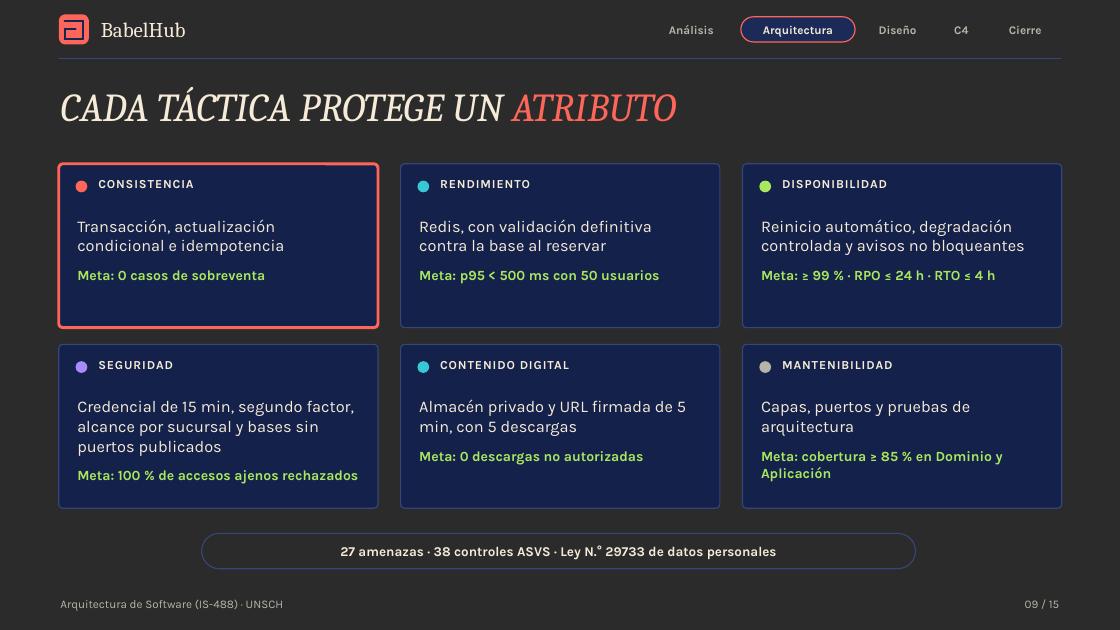
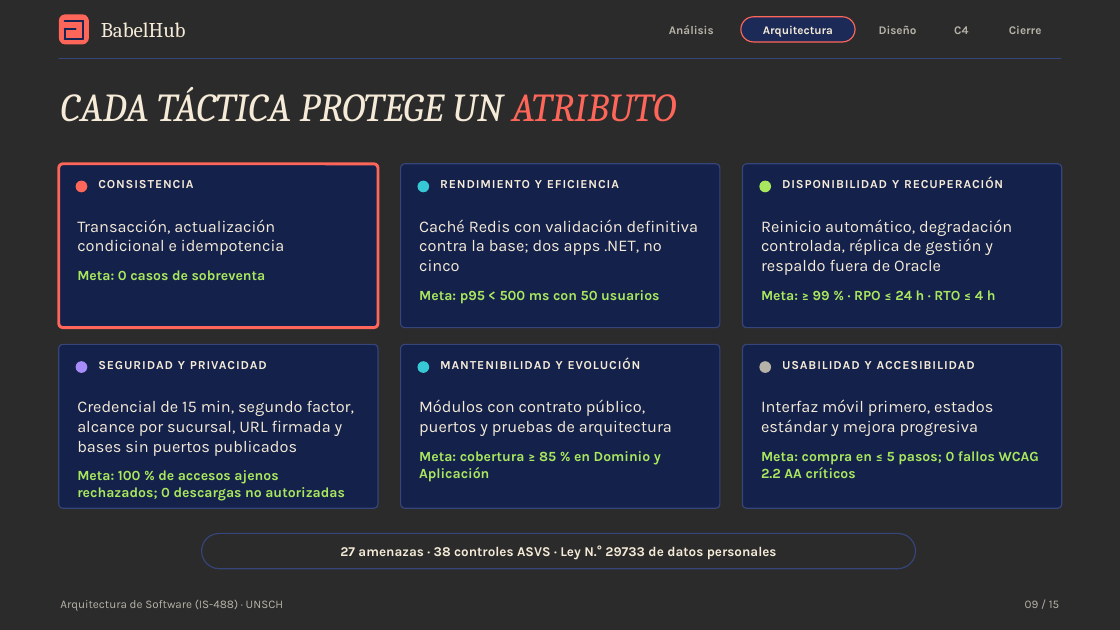
Before and after one commit to P35C4D0R4B1050/BabelHub, a slide deck: slide 9 of docs/BabelHub_Exposicion.pptx. Drawn at 1120x630 pixels with LibreOffice and Linux fonts; fonts in the diff are those of the drawing; background and template pictures are left out; a plain dark background stands for a picture behind light text. Boxes give left, top, right and bottom in pixels: in the first picture for what was removed or moved away, otherwise in the second. Text is boxed around its words. In the diff, an @@ line names an element or a change of style, - is before the commit and + after.

```diff
--- a/docs/BabelHub_Exposicion.pptx
+++ b/docs/BabelHub_Exposicion.pptx
@@ text at box(782, 177, 1003, 188): text changed @@
-DISPONIBILIDAD
+DISPONIBILIDAD Y RECUPERACIÓN
@@ text at box(440, 180, 619, 188): text changed @@
-RENDIMIENTO
+RENDIMIENTO Y EFICIENCIA
@@ text at box(419, 219, 698, 271): text changed @@
-Redis, con validación definitiva contra la base al reservar
+Caché Redis con validación definitiva contra la base; dos apps .NET, no cinco
@@ text at box(761, 219, 1012, 275): text changed @@
-Reinicio automático, degradación controlada y avisos no bloqueantes
+Reinicio automático, degradación controlada, réplica de gestión y respaldo fuera de Oracle
@@ text at box(440, 358, 641, 369): text changed @@
-CONTENIDO DIGITAL
+MANTENIBILIDAD Y EVOLUCIÓN
@@ text at box(98, 361, 267, 369): text changed @@
-SEGURIDAD
+SEGURIDAD Y PRIVACIDAD
@@ text at box(782, 361, 975, 369): text changed @@
-MANTENIBILIDAD
+USABILIDAD Y ACCESIBILIDAD
@@ text at box(77, 400, 354, 501): text changed @@
-Credencial de 15 min, segundo factor, alcance por sucursal y bases sin puertos publicados
-Meta: 100 % de accesos ajenos rechazados
+Credencial de 15 min, segundo factor, alcance por sucursal, URL firmada y bases sin puertos publicados
+Meta: 100 % de accesos ajenos rechazados; 0 descargas no autorizadas
@@ text at box(419, 399, 672, 482): text changed @@
-Almacén privado y URL firmada de 5 min, con 5 descargas
-Meta: 0 descargas no autorizadas
+Módulos con contrato público, puertos y pruebas de arquitectura
+Meta: cobertura ≥ 85 % en Dominio y Aplicación
@@ text at box(761, 399, 1039, 478): text changed; size 12 to 14 pt; text colour #A9E85E to #F5EBD8; bold off @@
-Capas, puertos y pruebas de arquitectura
-Meta: cobertura ≥ 85 % en Dominio y Aplicación
+Interfaz móvil primero, estados estándar y mejora progresiva
+Meta: compra en ≤ 5 pasos; 0 fallos WCAG 2.2 AA críticos
```
Also in this commit, not shown: 10 other slides changed, 30 other files.
